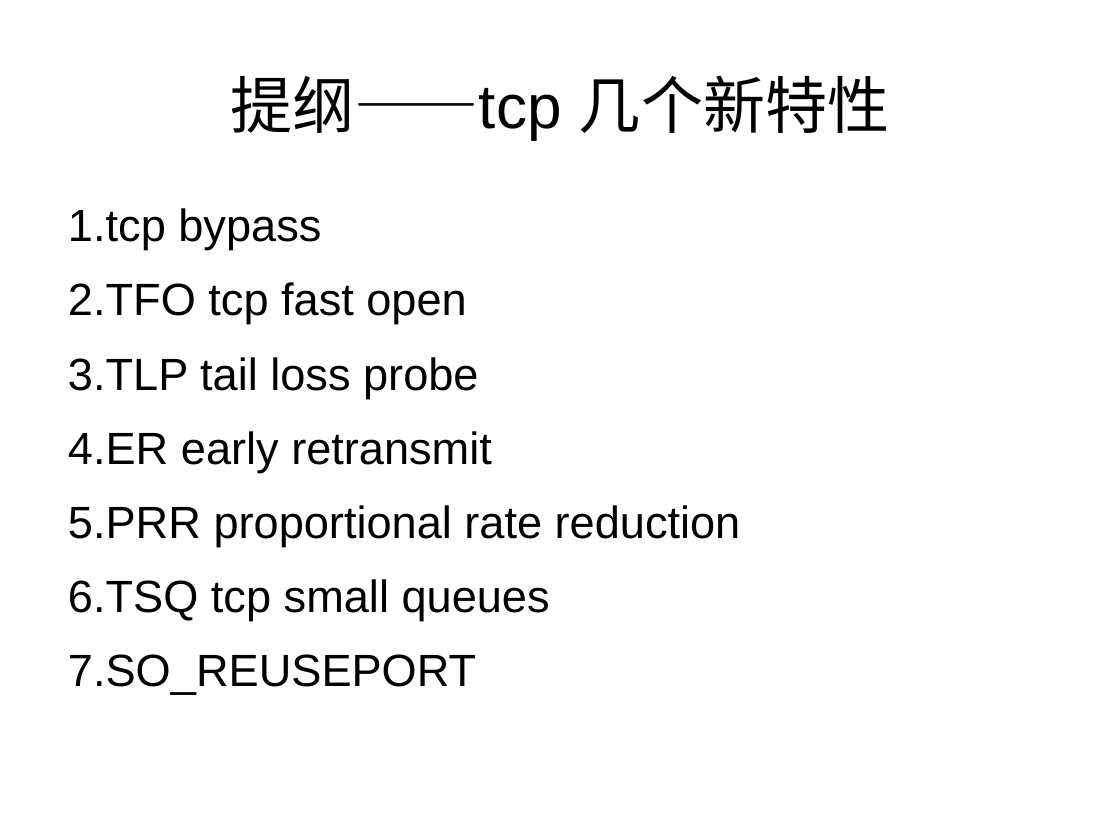
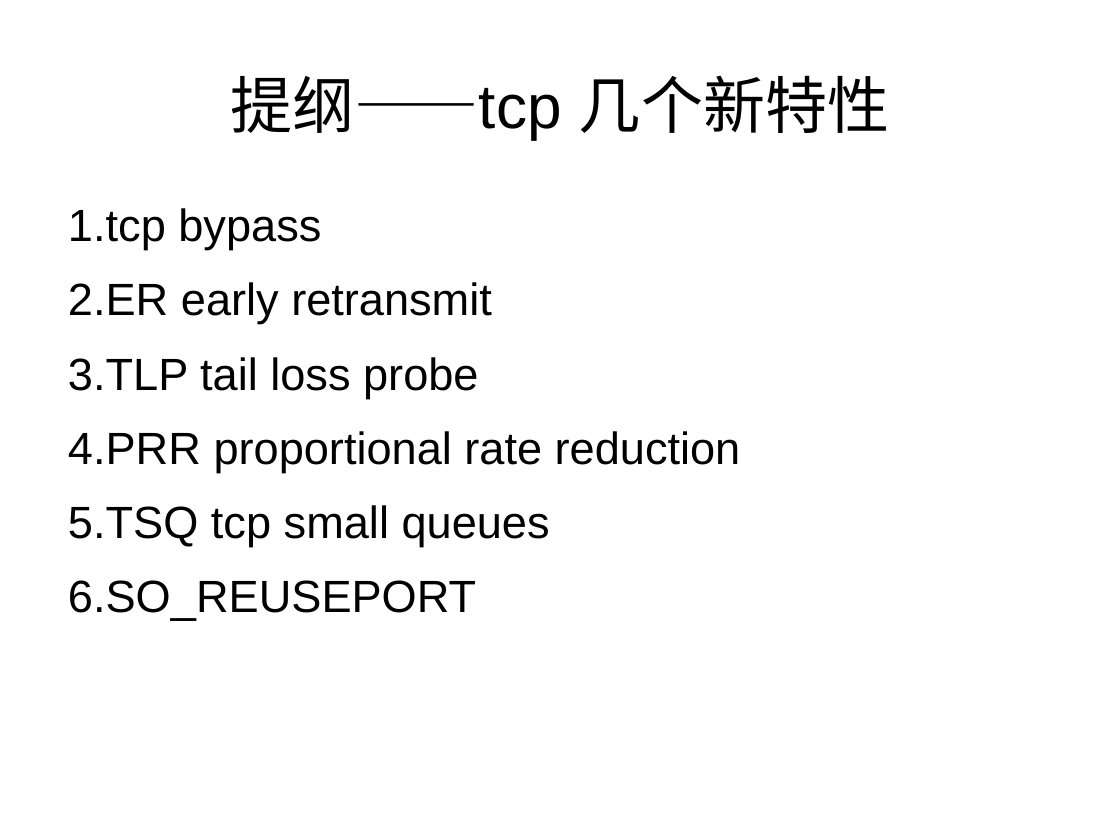
Before and after one commit to panweiping3/programming, a slide deck: slide 4 of tcp/my_doc/tcp_new_features.odp (slide 2 before the commit). Drawn at 1120x840 pixels with LibreOffice and Linux fonts; fonts in the diff are those of the drawing. Boxes give left, top, right and bottom in pixels: in the first picture for what was removed or moved away, otherwise in the second. Text is boxed around its words. In the diff, an @@ line names an element or a change of style, - is before the commit and + after.

```diff
--- a/tcp/my_doc/tcp_new_features.odp
+++ b/tcp/my_doc/tcp_new_features.odp
@@ text at <box>68,282,492,324</box>: text changed @@
-2. TFO tcp fast open
+2. ER early retransmit
@@ text at <box>68,431,492,472</box>: paragraph removed @@
-4. ER early retransmit
```
Also in this commit, not shown: 3 other slides changed, 12 slides added, 2 other files.
